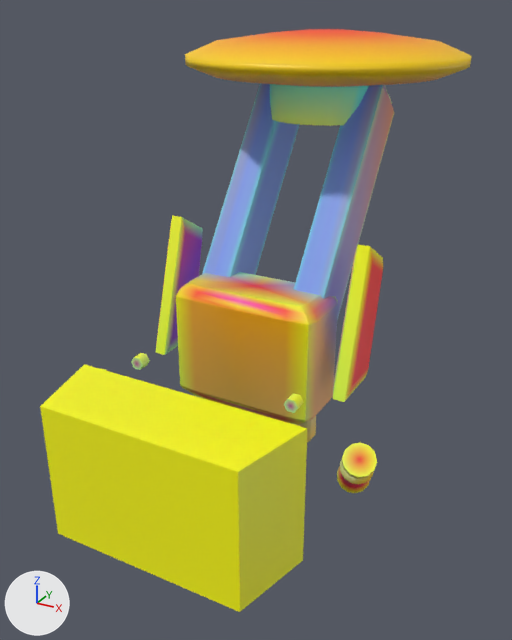
A saved change to the glTF model models/parts/mission_pack_type_e_recon.glb.
One viewpoint serves both versions: a camera (50 mm lens) standing at (32.5, -46.2, 38.8) and looking at (-1.4, 15.5, 8.0). The axes (+X, +Y, +Z) are drawn at lower left. The lights are the same throughout. The picture after the commit comes second. Vertices at exactly the same position are counted once.

Names of what the first picture shows: 'mounting_dovetail_plug', 'rotodome_disc_38m', 'rotodome_gimbal_hub', 'rotodome_spine_mount', 'rotodome_truss_l', 'rotodome_truss_r', 'sigint_blade_antenna_l', 'sigint_blade_antenna_r', 'teardown_dorsal_flange_bolts_gold', 'teardown_wing_damper_r_piston_gold' and 2 more.
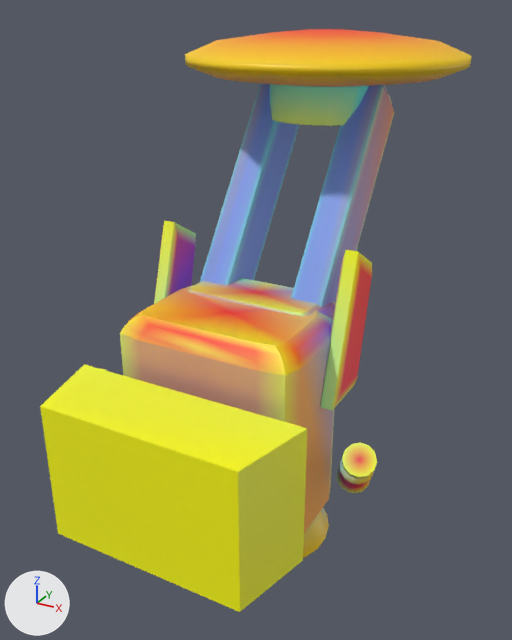
The change, as a list of edits to the scene's bpy script:
```text
Change me_mounting_dovetail_plug:
    where me_mounting_dovetail_plug.from_pydata(...)  # 8 vertices, 12 faces; spans x -12.0..12.0, y -8.0..0.0, z -7.0..7.0
    me_mounting_dovetail_plug part 1: 6 faces centred in x -11.3..4.0, y -5.3..-2.7, z -7.0..7.0 are repainted in the vertex colours; the middle colour goes from yellow #fdff00 to yellow #fcff2e
Change me_rotodome_spine_mount:
    remove me_rotodome_spine_mount.from_pydata(...)  # 114 vertices, 224 faces; spans x -8.0..8.0, y 9.2..16.8, z 0.0..13.0
    add me_rotodome_spine_mount.from_pydata(...)  # 114 vertices, 224 faces; spans x -8.0..8.0, y 9.4..17.0, z -1.3..12.3
    me_rotodome_spine_mount part 2: the whole mesh is scaled about its middle by (1, 1.01, 1.04), then moved by (0.0, 0.2, -1.0)
Change me_sigint_blade_antenna_l:
    remove me_sigint_blade_antenna_l.from_pydata(...)  # 26 vertices, 48 faces; spans x 9.62..11.58, y 10.3..18.7, z 4.0..18.5
    add me_sigint_blade_antenna_l.from_pydata(...)  # 26 vertices, 48 faces; spans x 9.22..11.18, y 8.3..16.7, z 4.0..18.5
    me_sigint_blade_antenna_l part 3: the whole mesh is moved by (-0.4, -2.0, 0.0)
Change me_sigint_blade_antenna_r:
    remove me_sigint_blade_antenna_r.from_pydata(...)  # 26 vertices, 48 faces; spans x -11.58..-9.62, y 10.3..18.7, z 4.0..18.5
    add me_sigint_blade_antenna_r.from_pydata(...)  # 26 vertices, 48 faces; spans x -11.18..-9.22, y 8.3..16.7, z 4.0..18.5
    me_sigint_blade_antenna_r part 4: the whole mesh is moved by (0.4, -2.0, 0.0)
    me_sigint_blade_antenna_r part 5: 7 faces centred in x -11.4..-11.3, y 11.98..17.59, z 4.31..17.37 are repainted in the vertex colours; the middle colour goes from yellow #fbff2e to yellow #f6ff4f
    me_sigint_blade_antenna_r part 6: 9 faces centred in x -10.8..-9.8, y 11.99..17.54, z 4.0..17.11 are repainted in the vertex colours; the middle colour goes from green #cdff8d to green #aaffb8
    me_sigint_blade_antenna_r part 7: 6 faces centred in x -10.8..-10.4, y 11.77..17.77, z 8.07..17.73 are repainted in the vertex colours; the middle colour goes from yellow #e9ff42 to green #e5ff70
    me_sigint_blade_antenna_r part 8: 13 faces centred in x -9.8..-9.62, y 12.34..17.23, z 4.62..16.36 are repainted in the vertex colours; the middle colour goes from purple #9800c9 to purple #7900c0
Change me_teardown_dorsal_flange_bolts_gold:
    where me_teardown_dorsal_flange_bolts_gold.from_pydata(...)  # 56 vertices, 96 faces; spans x -9.3..9.3, y 3.8..5.0, z -6.8..6.8
    me_teardown_dorsal_flange_bolts_gold part 9: 36 faces centred in x -9.0..9.0, y 3.8..5.0, z -6.6..6.6 are repainted in the vertex colours; the middle colour goes from green #c5ffaa to cyan #76ffea
    me_teardown_dorsal_flange_bolts_gold part 10: 22 faces centred in x -8.7..9.1, y 4.2..4.6, z -6.4..6.6 are repainted in the vertex colours; the middle colour goes from green #d8ff86 to green #84ffbc
    me_teardown_dorsal_flange_bolts_gold part 11: 26 faces centred in x -9.2..9.2, y 4.2..4.6, z -6.8..6.8 are repainted in the vertex colours; the middle colour goes from yellow #f9ff2e to cyan #76ffe3
Add ob_recon_vernier_l:
    ob_recon_vernier_l = bpy.data.objects.new('recon_vernier_l', me_recon_vernier_l)  # 92 vertices, 180 faces; spans x 1.1..9.9, y 6.16..14.61, z -15.05..-5.95
    ob_recon_vernier_l.location = (0.0, 0.0, 0.0)
Add ob_rotodome_core_chassis:
    ob_rotodome_core_chassis = bpy.data.objects.new('rotodome_core_chassis', me_rotodome_core_chassis)  # 114 vertices, 224 faces; spans x -9.5..9.5, y 1.6..14.0, z -11.0..12.0
    ob_rotodome_core_chassis.location = (0.0, 0.0, 0.0)
```

Where the change shows, as pixel boxes (x1, y1, x2, y2) in the pictures (512 x 640 px; the box of a moved part takes in the faces that stretch with it):
'rotodome_core_chassis', added: after (120, 285, 334, 533)
'rotodome_spine_mount', moved, rescaled, recoloured: before (176, 272, 338, 425); after (188, 278, 335, 320)
'sigint_blade_antenna_l', moved: before (333, 244, 383, 402); after (321, 250, 372, 410)
'sigint_blade_antenna_r', recoloured, moved: before (156, 215, 203, 355); after (154, 220, 196, 304)
'recon_vernier_l', added (yellow): after (303, 508, 329, 558)
part 1 of me_mounting_dovetail_plug, recoloured: (73, 364, 307, 458) in both
part 4 of me_sigint_blade_antenna_r, moved or reshaped: before (156, 215, 203, 355); after (154, 220, 196, 304)
part 5 of me_sigint_blade_antenna_r, recoloured: before (156, 220, 172, 345); after (154, 226, 164, 303)
part 6 of me_sigint_blade_antenna_r, recoloured: before (164, 217, 203, 355); after (165, 222, 196, 298)
part 7 of me_sigint_blade_antenna_r, recoloured: before (156, 215, 181, 355); after (154, 220, 174, 304)
part 8 of me_sigint_blade_antenna_r, recoloured: before (170, 227, 202, 345); after (169, 233, 196, 295)
part 9 of me_teardown_dorsal_flange_bolts_gold, recoloured: before (131, 357, 298, 413)
part 10 of me_teardown_dorsal_flange_bolts_gold, recoloured: before (140, 354, 150, 370)
part 11 of me_teardown_dorsal_flange_bolts_gold, recoloured: before (134, 353, 303, 412)
